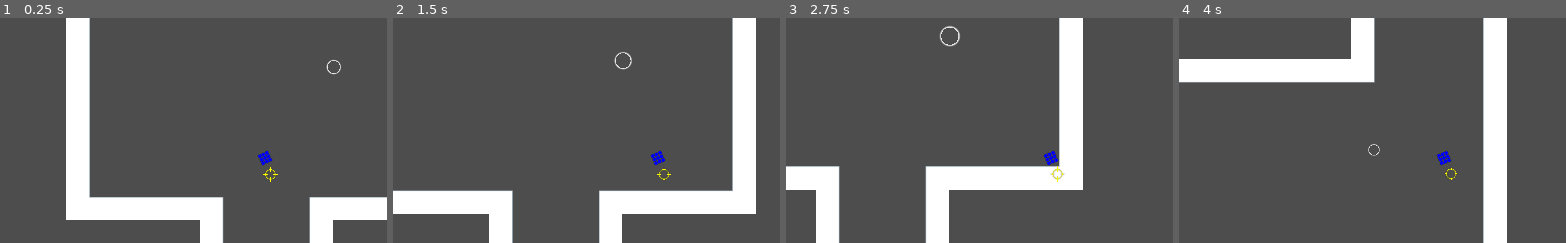
Above: before the commit, frames 1-4 (left to right).
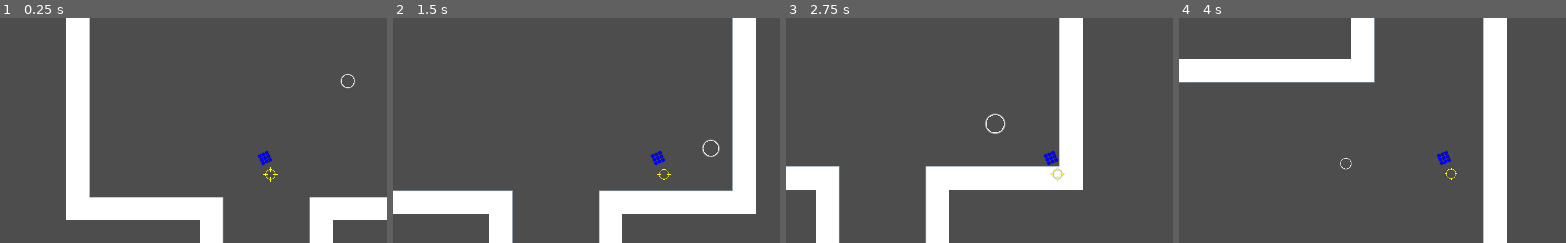
Above: after the commit, the same moments.

Repository: sebszczec/Bambo
Game: Godot game, scene res://scenes/world.tscn
Two runs of this game, one before a commit and one after it. Both use one fixed random seed, a clock stepped at 60 frames per second and the inputs below.
Inputs:
- Up to frame 1 (0.25 s): no input
- Up to frame 2 (1.5 s): hold Right (ui_right) 0.53-1.28 s; hold Down (ui_down) from 1.28 s (still down)
- Up to frame 3 (2.75 s): release Down (ui_down) at 2.03 s; hold Right (ui_right) from 2.03 s (still down)
- Up to frame 4 (4 s): release Right (ui_right) at 2.78 s; hold Up (ui_up) 2.78-3.53 s; hold Left (ui_left) from 3.53 s (still down)
The pictures show only the part of the screen within x 14-64%, y 19-69%; the shares and areas given below are measured in that part.

The runs differ from the first frame. In frame 1, 0.1% of the frame differs, in the area x 84-92%, y 18-32%; in frame 2, 0.2%; in frame 3, 0.3%, in the area x 39-57%, y 3-52%; in frame 4, less than 0.1%.

Commit message:
ball enemy is moving now and bouncing

Diff:
--- a/project.godot
+++ b/project.godot
@@ -62,3 +62,4 @@
 2d_physics/layer_1="Player"
 2d_physics/layer_2="Wall"
 2d_physics/layer_3="Bullet"
+2d_physics/layer_4="Enemy"
--- a/scenes/ball_enemy.tscn
+++ b/scenes/ball_enemy.tscn
@@ -7,6 +7,8 @@
 radius = 7.0
 
 [node name="BallEnemy" type="CharacterBody2D"]
+collision_layer = 8
+collision_mask = 2
 script = ExtResource("1_lo5sg")
 
 [node name="CollisionShape2D" type="CollisionShape2D" parent="."]
--- a/scenes/bullet.tscn
+++ b/scenes/bullet.tscn
@@ -9,7 +9,7 @@
 [node name="Bullet" type="StaticBody2D"]
 position = Vector2(505, 270)
 collision_layer = 4
-collision_mask = 2
+collision_mask = 10
 script = ExtResource("1_sk3je")
 
 [node name="CollisionShape2D" type="CollisionShape2D" parent="."]
--- a/scripts/BallEnemy.gd
+++ b/scripts/BallEnemy.gd
@@ -5,6 +5,10 @@
 @onready var collisionShape = $CollisionShape2D
 
 @export var ResizeSpeed = 0.05
+@export_category("Movemement")
+@export var Speed = 2
+@export var Acceleration = 0.1
+
 
 var resizeFactor = 1
 var collisionShapeResizeSpeed = 0
@@ -13,6 +17,9 @@
 	resizeTimer.start()
 	collisionShapeResizeSpeed = 140 * ResizeSpeed
 
+	velocity.x = 1
+	velocity.y = 1
+
 
 func _physics_process(delta):
 	sprite.scale.x = sprite.scale.x + ResizeSpeed * resizeFactor * delta
@@ -20,6 +27,12 @@
 
 	collisionShape.shape.radius = collisionShape.shape.radius + collisionShapeResizeSpeed * resizeFactor * delta
 
+	velocity = velocity.move_toward(velocity.normalized() * Speed, Acceleration)
+	var collision = move_and_collide(velocity)
+
+	if collision != null:
+		velocity = velocity.bounce(collision.get_normal())
+
 
 func _on_resize_timer_timeout():
 	resizeFactor = resizeFactor * -1
